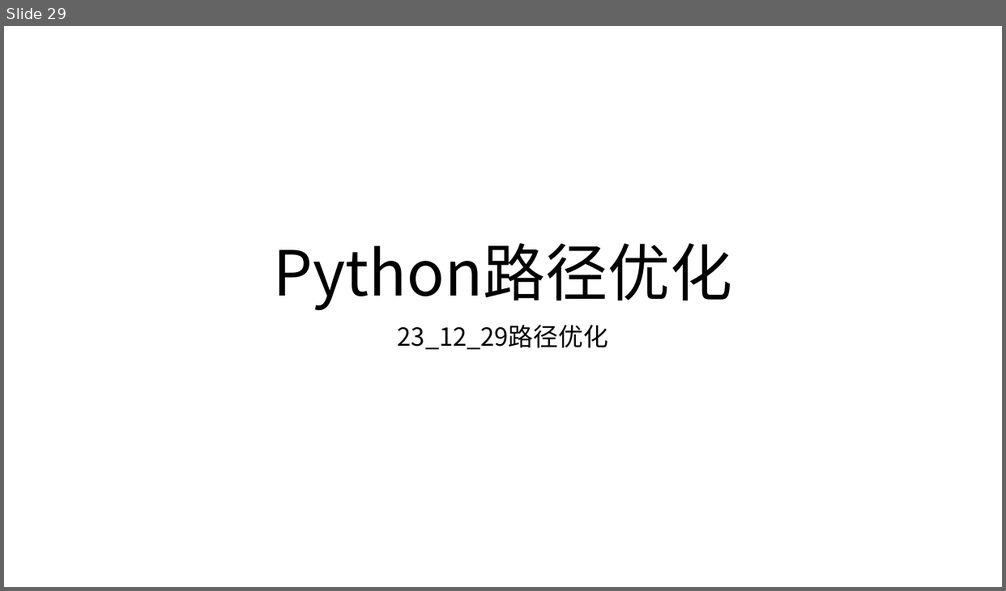
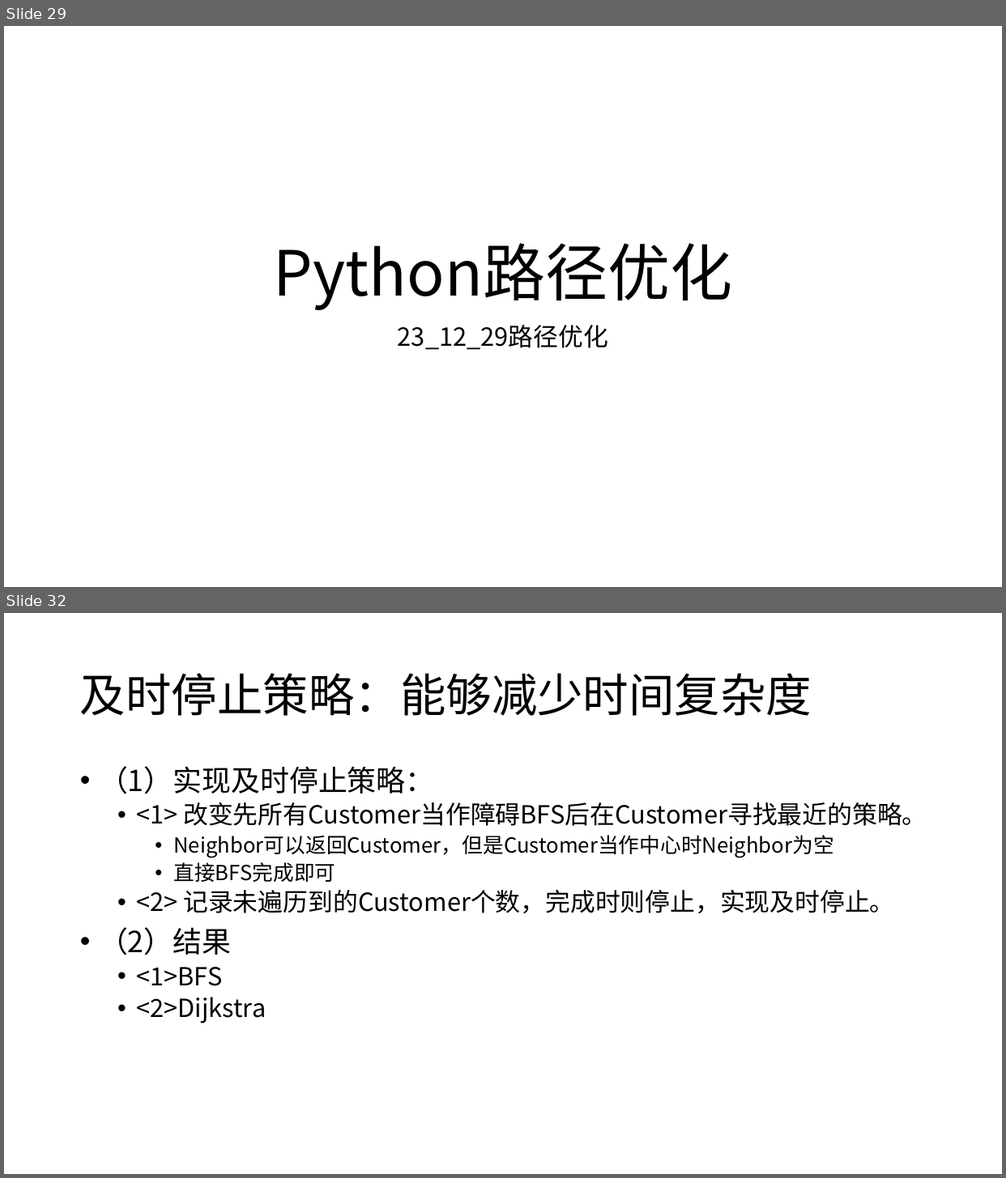
Before and after one commit to HuangDDU/hzy_algorithm, a slide deck: huawei/日志记录.pptx. Shown one above the other, each under a label of ours: slide 29 before the commit, slides 29 and 32 after it; the slides between them are not shown. The pictures are 1006x591 and 1006x1178 pixels, drawn with LibreOffice and Linux fonts; fonts in the diff are those of the drawing. Boxes give left, top, right and bottom in pixels: in the first picture for what was removed or moved away, otherwise in the second. Text is boxed around its words. In the diff, an @@ line names an element or a change of style, - is before the commit and + after.

```diff
--- a/huawei/日志记录.pptx
+++ b/huawei/日志记录.pptx
@@ slide 32 added at (4, 613, 1002, 1174), background #FFFFFF @@
@@ title added at (80, 673, 812, 716), 44 pt, text #000000 @@
+及时停止策略：能够减少时间复杂度
@@ text added at (99, 766, 927, 1024), 24 pt, text #000000 @@
+• （1）实现及时停止策略：
+  • <1> 改变先所有Customer当作障碍BFS后在Customer寻找最近的策略。
+    • Neighbor可以返回Customer，但是Customer当作中心时Neighbor为空
+    • 直接BFS完成即可
+  • <2> 记录未遍历到的Customer个数，完成时则停止，实现及时停止。
+• （2）结果
+  • <1>BFS
+  • <2>Dijkstra
```
Also in this commit, not shown: 2 slides changed, 2 other slides added, 3 other files.
